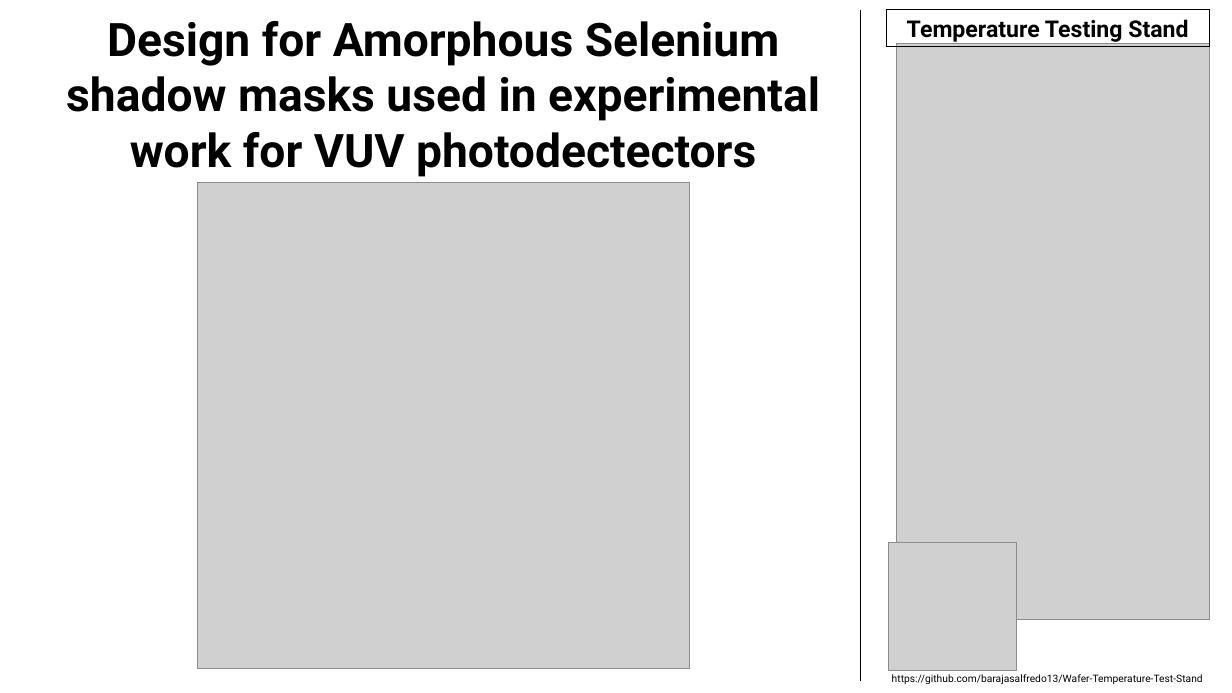
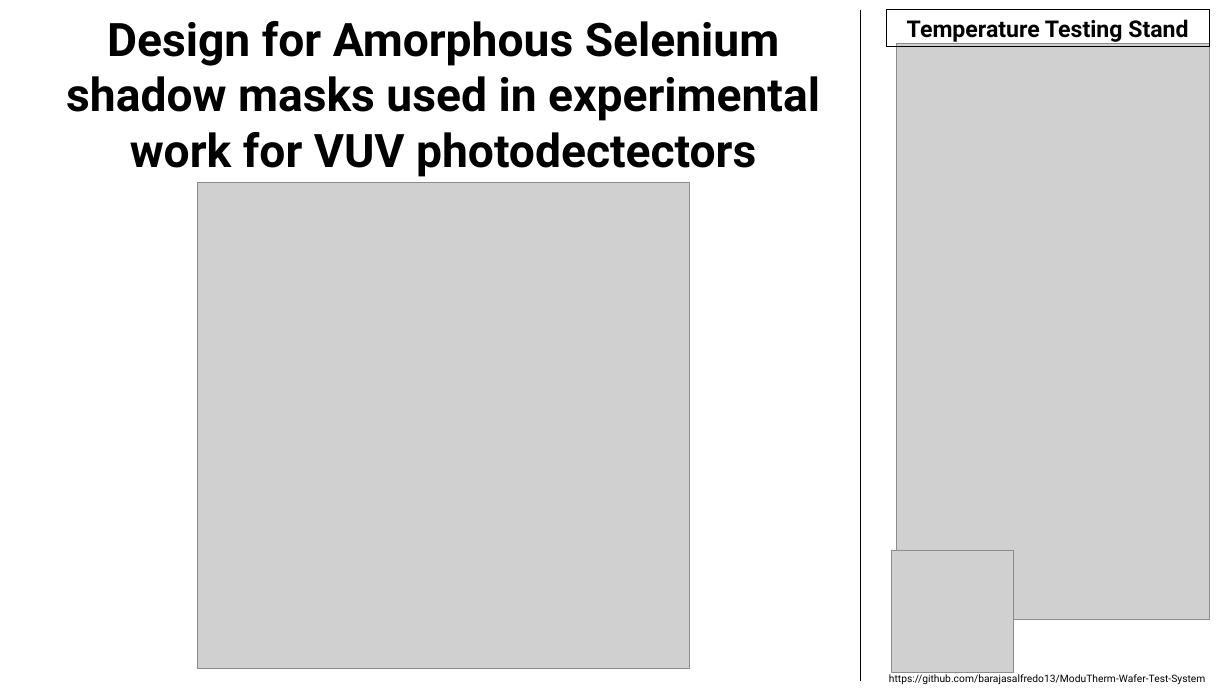
Before and after one commit to barajasalfredo13/Amorphous-Selenium-Vertical-Design, a slide deck: slide 2 of z.ReadMeAssets/ASeGrapheneDetector.pptx. Drawn at 1232x693 pixels with LibreOffice and Linux fonts; fonts in the diff are those of the drawing; grey boxes stand for pictures. Boxes give left, top, right and bottom in pixels: in the first picture for what was removed or moved away, otherwise in the second. Text is boxed around its words. In the diff, an @@ line names an element or a change of style, - is before the commit and + after.

```diff
--- a/z.ReadMeAssets/ASeGrapheneDetector.pptx
+++ b/z.ReadMeAssets/ASeGrapheneDetector.pptx
@@ picture: place and size @@
-picture at box(888, 543, 1017, 671)
+picture at box(892, 550, 1015, 673)
@@ text at box(889, 672, 1206, 684): text changed @@
-https://github.com/barajasalfredo13/Wafer-Temperature-Test-Stand
+https://github.com/barajasalfredo13/ModuTherm-Wafer-Test-System
```
Also in this commit, not shown: 2 other files.
